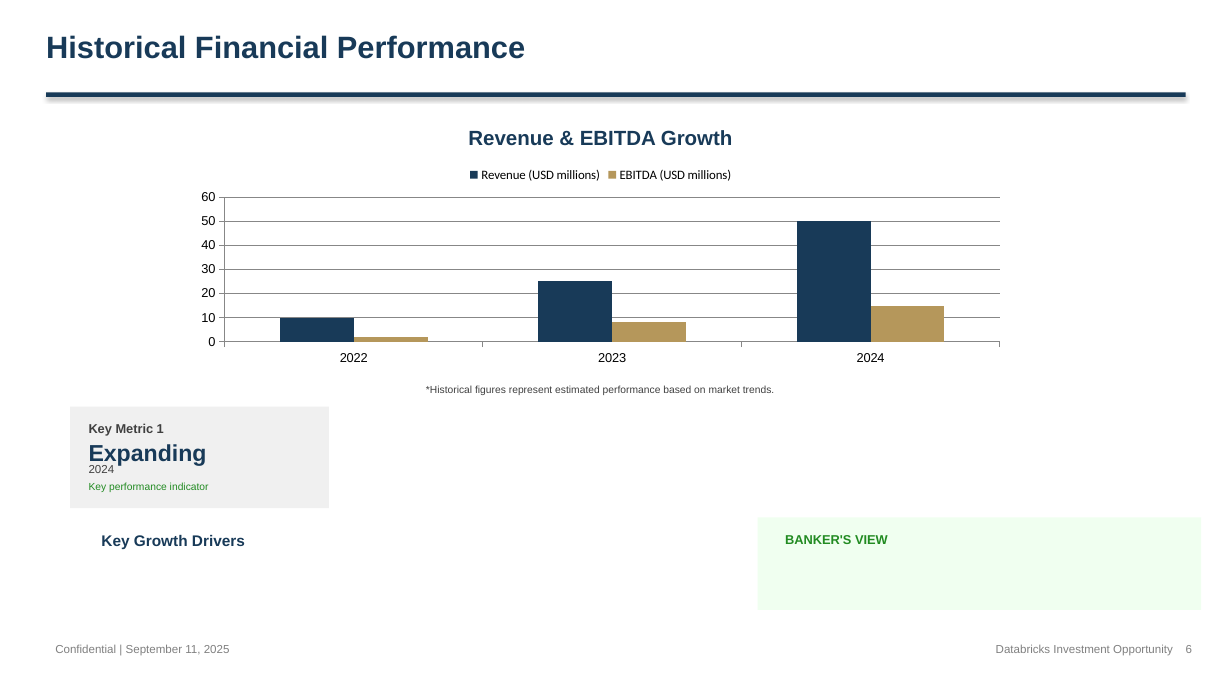
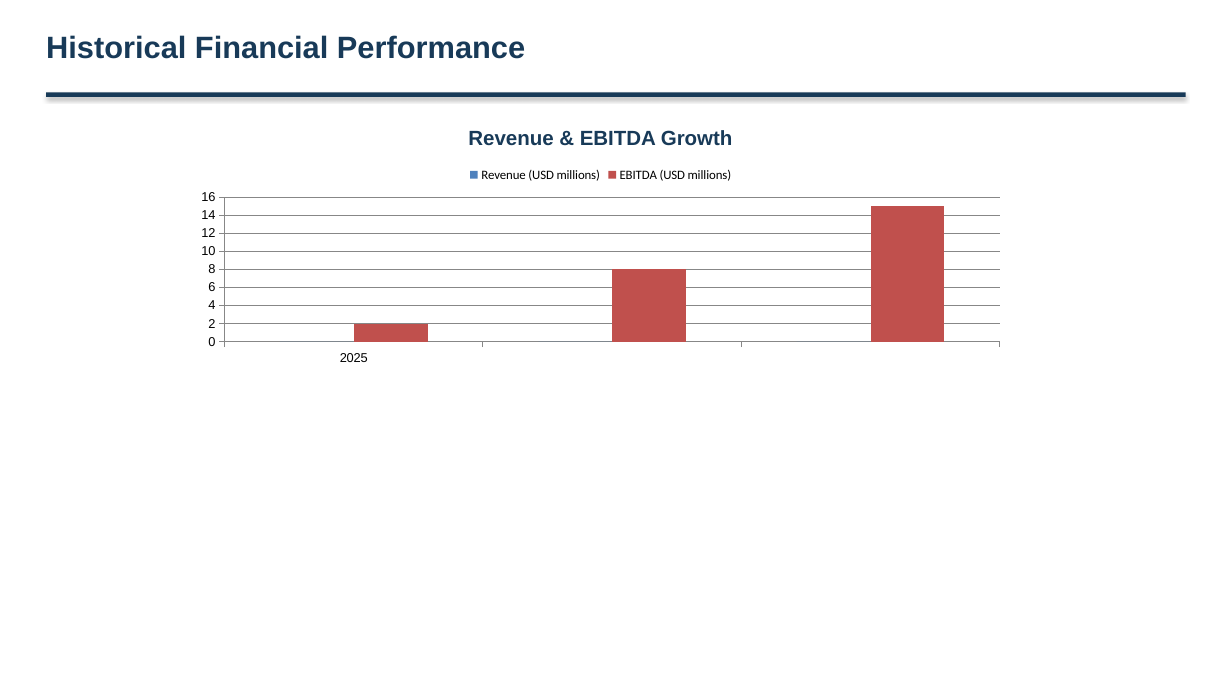
Before and after one commit to alinvb/slide_generator, a slide deck: slide 3 of output_presentation.pptx. Drawn at 1232x693 pixels with LibreOffice and Linux fonts; fonts in the diff are those of the drawing. Boxes give left, top, right and bottom in pixels: in the first picture for what was removed or moved away, otherwise in the second. Text is boxed around its words. In the diff, an @@ line names an element or a change of style, - is before the commit and + after.

```diff
--- a/output_presentation.pptx
+++ b/output_presentation.pptx
@@ column chart at bbox=[185, 157, 1017, 370] @@
-categories: 2022, 2023, 2024
+categories: 2025
-Revenue (USD millions): 10, 25, 50
+Revenue (USD millions): -, -, -
@@ colour of Revenue (USD millions) #183A58 to #4F81BD @@
@@ colours of single points changed @@
@@ colour of EBITDA (USD millions) #B5975B to #C0504D @@
@@ colours of single points changed @@
@@ value axis changed @@
@@ text removed at bbox=[426, 385, 774, 395] @@
-*Historical figures represent estimated performance based on market trends.
@@ rectangle removed at bbox=[70, 407, 329, 508] @@
@@ text removed at bbox=[89, 423, 164, 436] @@
-Key Metric 1
@@ text removed at bbox=[89, 444, 207, 467] @@
-Expanding
@@ text removed at bbox=[89, 465, 115, 473] @@
-2024
@@ text removed at bbox=[89, 482, 209, 492] @@
-Key performance indicator
@@ text removed at bbox=[101, 535, 245, 549] @@
-Key Growth Drivers
@@ rectangle removed at bbox=[758, 518, 1202, 610] @@
@@ text removed at bbox=[785, 535, 888, 544] @@
-BANKER'S VIEW
@@ text removed at bbox=[55, 644, 230, 655] @@
-Confidential | September 11, 2025
@@ text removed at bbox=[996, 644, 1192, 655] @@
-Databricks Investment Opportunity 6
```
Also in this commit, not shown: 2 other slides changed, 5 slides added, 2 slides removed, 2 other files.
